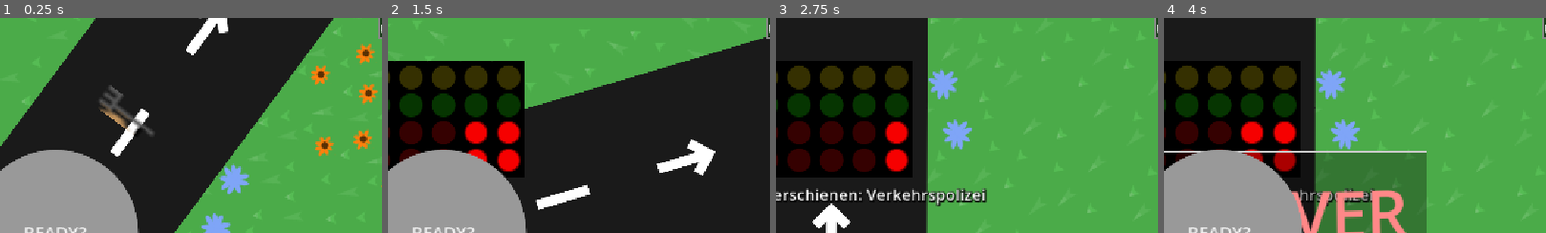
Above: before the commit, frames 1-4 (left to right).
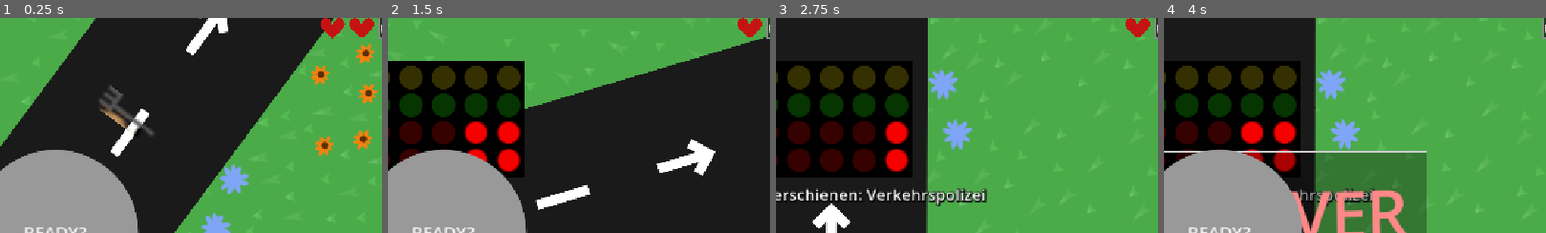
Above: after the commit, the same moments.

Repository: KIT-GameJam/dattel-jam
Game: Godot game, scene res://core/game_manager.tscn
The game is run twice, just before and just after one commit, with the same random seed, the same clock (stepped at 60 frames per second) and the same inputs. Sound files missing from this copy of the repository are replaced by a short silence.
Inputs (mouse positions are % of the whole screen's width and height, from its top left):
- Up to frame 1 (0.25 s): no input
- Up to frame 2 (1.5 s): click "READY?" at 0.5 s; move the mouse to (72, 45) at 1.27 s; hold D (right) from 1.28 s (still down); tap Space (temp_reach_goal) at 1.35 s
- Up to frame 3 (2.75 s): release D (right) at 2 s; click "READY?" at 2 s
- Up to frame 4 (4 s): move the mouse to (30, 55) at 2.77 s; hold S (down) 2.78-3.53 s; tap Space (temp_reach_goal) at 2.85, 3.6 s; move the mouse to (60, 28) at 3.52 s; hold D (right) from 3.53 s (still down)
The pictures show only the part of the screen within x 43-93%, y 0-50%; the shares and areas given below are measured in that part.

The runs differ from the first frame. In frame 1, 0.8% of the frame differs, in the area x 84-98%, y 0-10%; in frame 2, 0.4%; in frame 3, 0.4%; in frame 4, nothing differs.

Commit message:
YOLO! No wait actually you live twice lul

Diff:
--- /dev/null
+++ b/assets/heart.svg
@@ -0,0 +1,6 @@
+<?xml version="1.0" encoding="UTF-8"?>
+<!-- Created with Inkscape (http://www.inkscape.org/) -->
+<svg width="136.83mm" height="107.73mm" version="1.1" viewBox="0 0 124.39 97.934" xmlns="http://www.w3.org/2000/svg">
+ <path d="m29.45 5.1592c-18.604-0.89133-30.509 23.464-17.797 37.435 12.318 19.787 32.514 35.822 50.422 50.204 2.9314-9.9397-1.0975-26.991-0.47115-39.1-0.63937-18.165-6.1755-40.98-25.415-47.6-2.1787-0.66292-4.4613-0.99343-6.7394-0.94046z"/>
+ <path d="m29.449 5.1592c-18.604-0.89133-30.509 23.464-17.797 37.435 12.318 19.787 32.514 35.822 50.422 50.204 2.9314-9.9397-1.0975-26.991-0.47115-39.1-0.63936-18.165-6.1755-40.98-25.415-47.6-2.1787-0.66292-4.4613-0.99343-6.7394-0.94046zm32.625 87.64c21.314-17.172 44.696-34.897 55.614-60.812 4.2722-18.609-19.559-33.94-35.124-23.555-17.614 10.767-20.174 33.574-20.155 52.372-0.17294 10.664 0.17868 21.337-0.33517 31.995z" fill="#c51313" stroke="#c51313" stroke-linejoin="round" stroke-miterlimit="1" stroke-width="6.5" style="paint-order:markers fill stroke"/>
+</svg>
--- a/game.gd
+++ b/game.gd
@@ -8,7 +8,10 @@
 		stage = val
 		if overlay != null:
 			overlay.sync_stage(val)
-var lives := 2
+var lives := 2:
+	set(new_lives):
+		lives = new_lives
+		overlay.update_health(new_lives)
 
 const level_scene: PackedScene = preload("res://core/level.tscn")
 const ready_scene: PackedScene = preload("res://ui/ready_ui.tscn")
@@ -29,6 +32,7 @@
 
 func _ready() -> void:
 	_reload_level()
+	overlay.update_health(lives)
 
 func _process(_delta: float) -> void:
 	if Global.DEBUG and Input.is_action_just_pressed("temp_reach_goal"):
--- a/ui/overlay.gd
+++ b/ui/overlay.gd
@@ -1,7 +1,10 @@
 class_name Overlay
 extends CanvasLayer
 
+const heart_img: Texture2D = preload("res://assets/heart.svg")
+
 @onready var stage_label: Label = $HBoxContainer/StageLabel
+@onready var heart_container: Control = $HBoxContainer/HeartContainer
 
 func _ready() -> void:
 	sync_stage(0)
@@ -18,3 +21,13 @@
 
 func sync_stage(stage: int) -> void:
 	stage_label.text = "Round " + str(stage + 1) + "/∞"
+
+func update_health(n: int) -> void:
+	while heart_container.get_child_count() < n:
+		var rect := TextureRect.new()
+		rect.stretch_mode = TextureRect.STRETCH_KEEP_ASPECT_CENTERED
+		rect.expand_mode = TextureRect.EXPAND_FIT_WIDTH_PROPORTIONAL
+		rect.texture = heart_img
+		heart_container.add_child(rect)
+	while heart_container.get_child_count() > n:
+		heart_container.remove_child(heart_container.get_child(0))
--- a/ui/overlay.tscn
+++ b/ui/overlay.tscn
@@ -1,6 +1,7 @@
 [gd_scene format=3 uid="uid://g1s6vg5w25v7"]
 
 [ext_resource type="Script" uid="uid://bnwam8wktl3kr" path="res://ui/overlay.gd" id="1_fvwlh"]
+[ext_resource type="Texture2D" uid="uid://by4l81ei2o36c" path="res://assets/heart.svg" id="2_1mp40"]
 
 [sub_resource type="StyleBoxFlat" id="StyleBoxFlat_e2arr"]
 content_margin_left = 4.0
@@ -23,6 +24,16 @@
 size_flags_vertical = 0
 alignment = 2
 
+[node name="HeartContainer" type="HBoxContainer" parent="HBoxContainer" unique_id=780509147]
+layout_mode = 2
+
+[node name="TextureRect" type="TextureRect" parent="HBoxContainer/HeartContainer" unique_id=201235994]
+layout_mode = 2
+size_flags_horizontal = 4
+texture = ExtResource("2_1mp40")
+expand_mode = 3
+stretch_mode = 5
+
 [node name="StageLabel" type="Label" parent="HBoxContainer" unique_id=1781008144]
 layout_mode = 2
 size_flags_horizontal = 8
Not shown, added: assets/heart.svg.import
